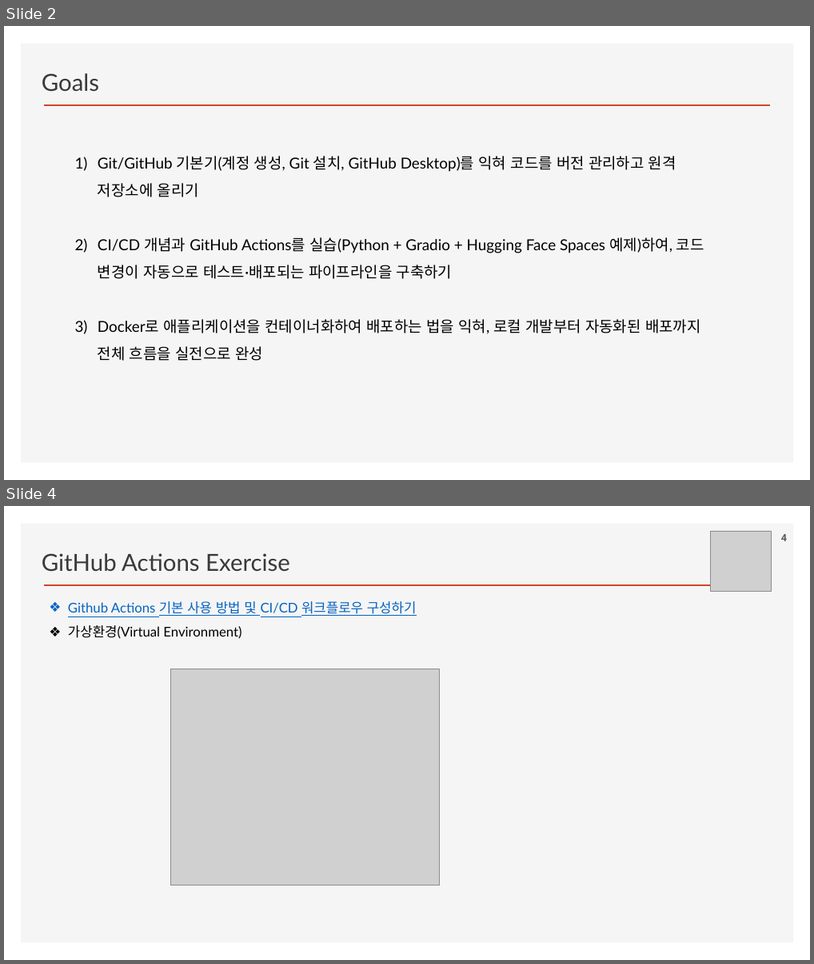
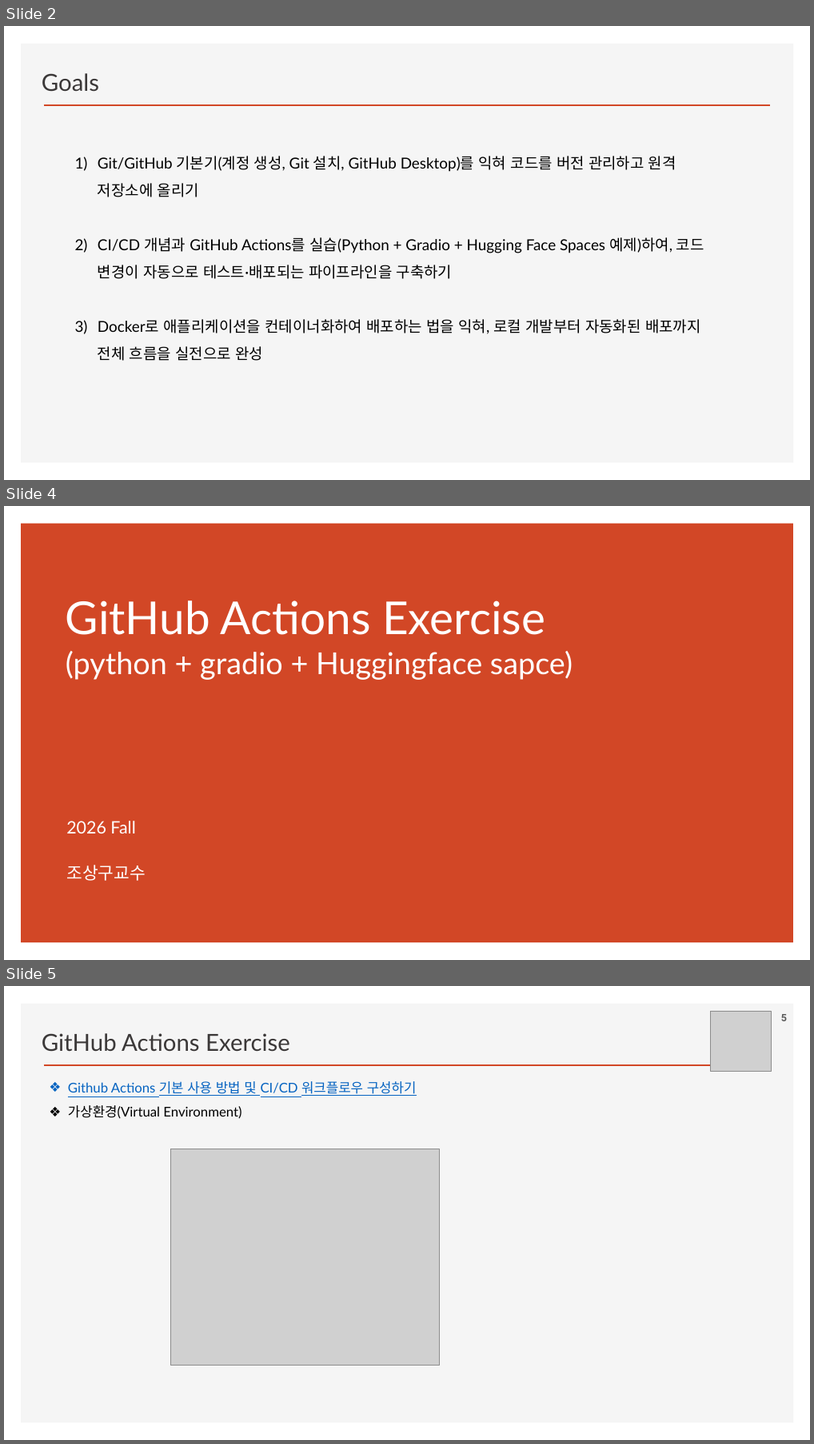
Before and after one commit to ancestor9/2026_Fall_Learning-Langchain-AI-Agent, a slide deck: PPTs/00_App Deployment.pptx. Shown one above the other, each under a label of ours: slides 2 and 4 before the commit, slides 2, 4 and 5 after it; the slides between them are not shown. The pictures are 814x964 and 814x1444 pixels, drawn with LibreOffice and Linux fonts; fonts in the diff are those of the drawing; grey boxes stand for pictures; background and template pictures are left out. Boxes give left, top, right and bottom in pixels: in the first picture for what was removed or moved away, otherwise in the second. Text is boxed around its words. In the diff, an @@ line names an element or a change of style, - is before the commit and + after.

```diff
--- a/PPTs/00_App Deployment.pptx
+++ b/PPTs/00_App Deployment.pptx
@@ slide 4 added at [4, 506, 810, 960], background #FFFFFF @@
@@ rectangle added at [21, 524, 794, 943], fill #D24726 @@
@@ title added at [66, 600, 573, 680], 36 pt, text #FFFFFF @@
+GitHub Actions Exercise
+(python + gradio + Huggingface sapce)
@@ text added at [66, 820, 146, 880], 20.4 pt, text #FFFFFF @@
+2026 Fall
+조상구교수
@@ what was slide 4 is now slide 5 @@
@@ page number at [782, 1014, 787, 1021]: text changed @@
-4
+5
```
Also in this commit, not shown: 1 slide changed, 7 other slides added, 1 other file.
